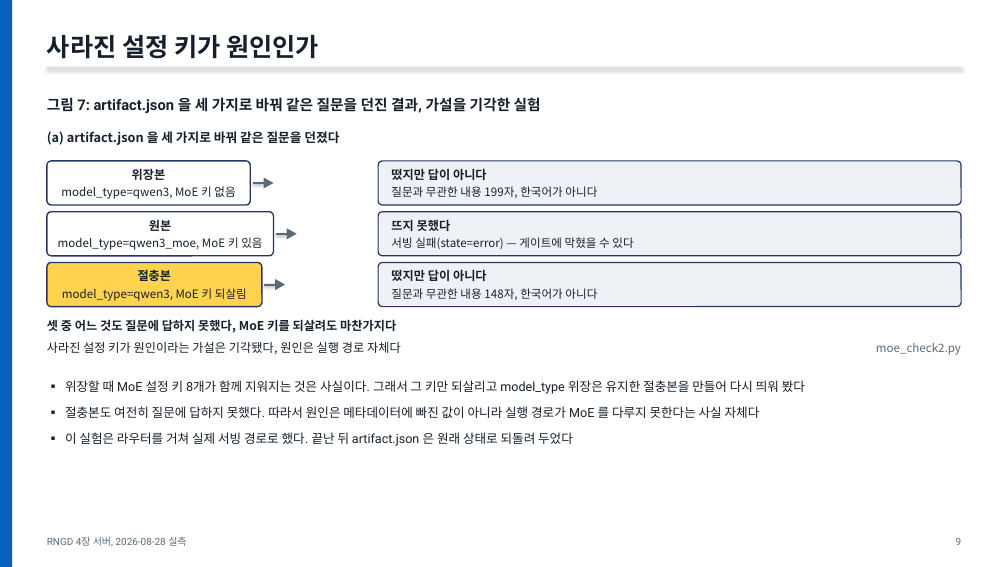
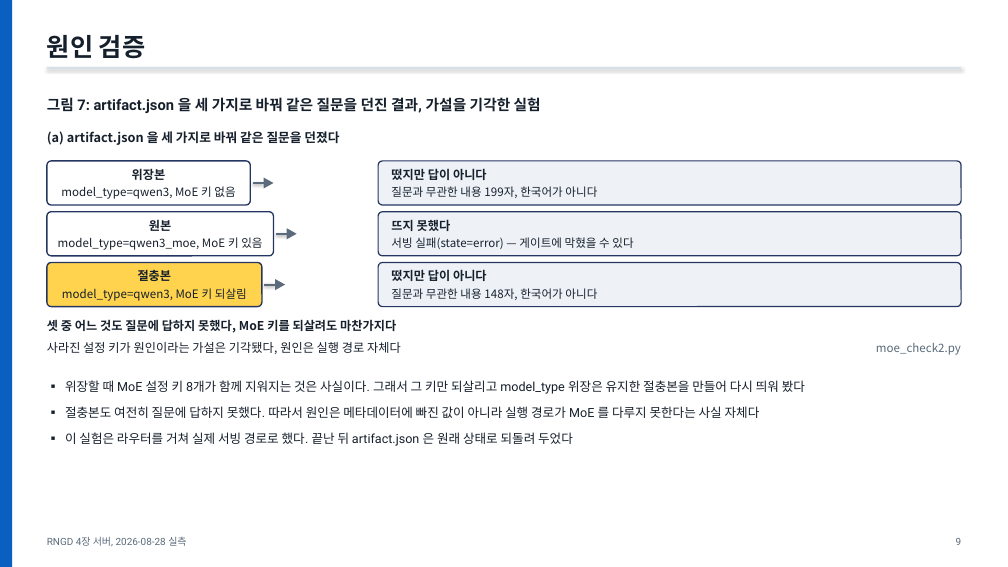
Before and after one commit to hyunjun1234/RNGD-proj, a slide deck: slide 10 of Model_Benchmark/rngd-npu/bench_prebuilt_vs_custom/prebuilt-vs-custom.pptx. Drawn at 1008x567 pixels with LibreOffice and Linux fonts; fonts in the diff are those of the drawing. Boxes give left, top, right and bottom in pixels: in the first picture for what was removed or moved away, otherwise in the second. Text is boxed around its words. In the diff, an @@ line names an element or a change of style, - is before the commit and + after.

```diff
--- a/Model_Benchmark/rngd-npu/bench_prebuilt_vs_custom/prebuilt-vs-custom.pptx
+++ b/Model_Benchmark/rngd-npu/bench_prebuilt_vs_custom/prebuilt-vs-custom.pptx
@@ text at bbox=[47, 35, 145, 59]: text changed @@
-사라진 설정 키가 원인인가
+원인 검증
```
Also in this commit, not shown: 2 other slides changed, 28 other files.
